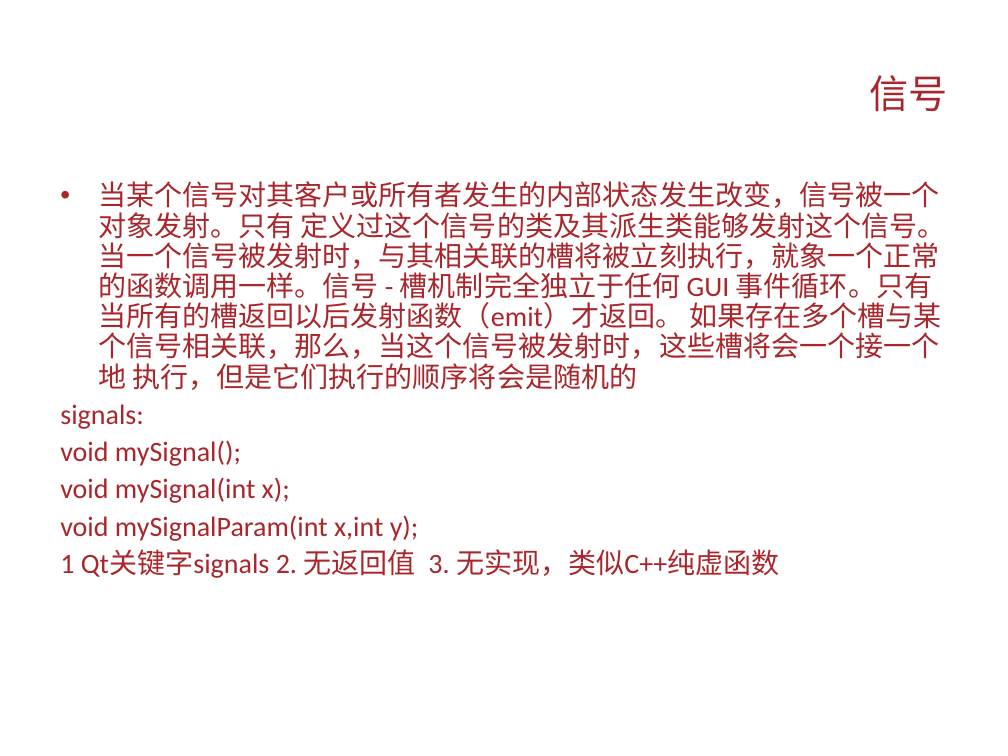
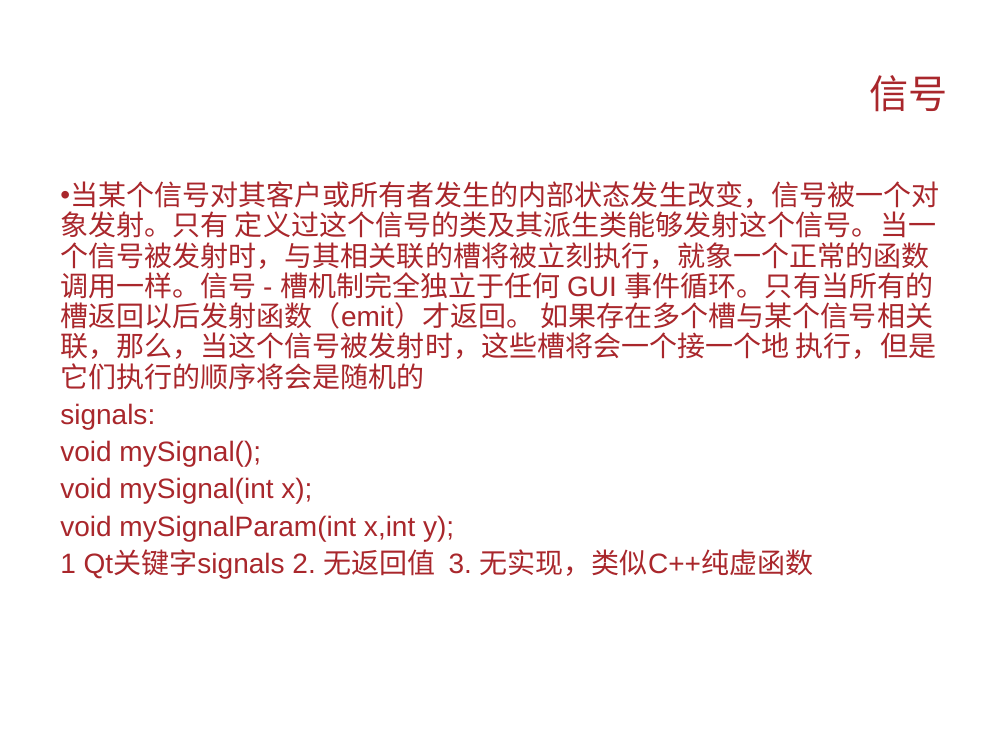
Before and after one commit to Changhe160/Changhe160.github.io, a slide deck: slide 5 of teachingRes/Cplusplus/Qt编程简介.ppt. Drawn at 1008x756 pixels with LibreOffice and Linux fonts; fonts in the diff are those of the drawing; background and template pictures are left out. Boxes give left, top, right and bottom in pixels: in the first picture for what was removed or moved away, otherwise in the second. Text is boxed around its words. In the diff, an @@ line names an element or a change of style, - is before the commit and + after.

```diff
--- a/teachingRes/Cplusplus/Qt编程简介.ppt
+++ b/teachingRes/Cplusplus/Qt编程简介.ppt
@@ text "当某个信号对其客户或所有者发生的内部状态发生改变，信号被一个对象发射。只有 定义过这个信号的类及其派生类能够发射这个信号 ..." at [60, 181, 939, 578]: font Calibri to Arial; indent changed @@
```
Also in this commit, not shown: 14 other slides changed, 1 slide added, 1 slide removed.
